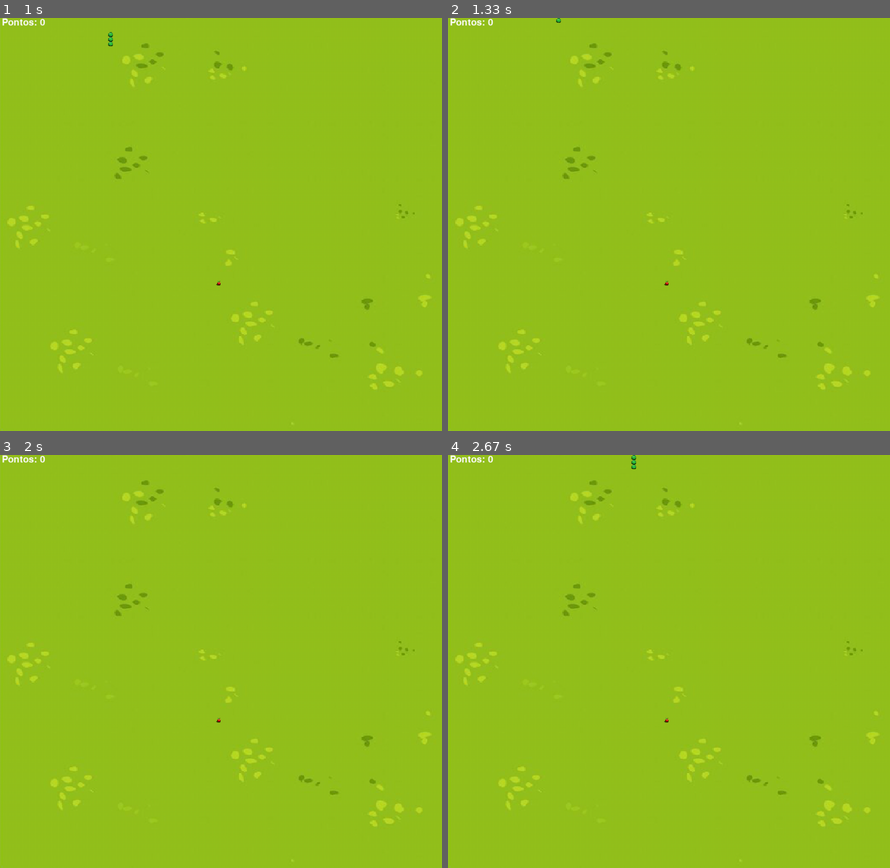
Above: before the commit, frames 1-4 (two rows, left to right).
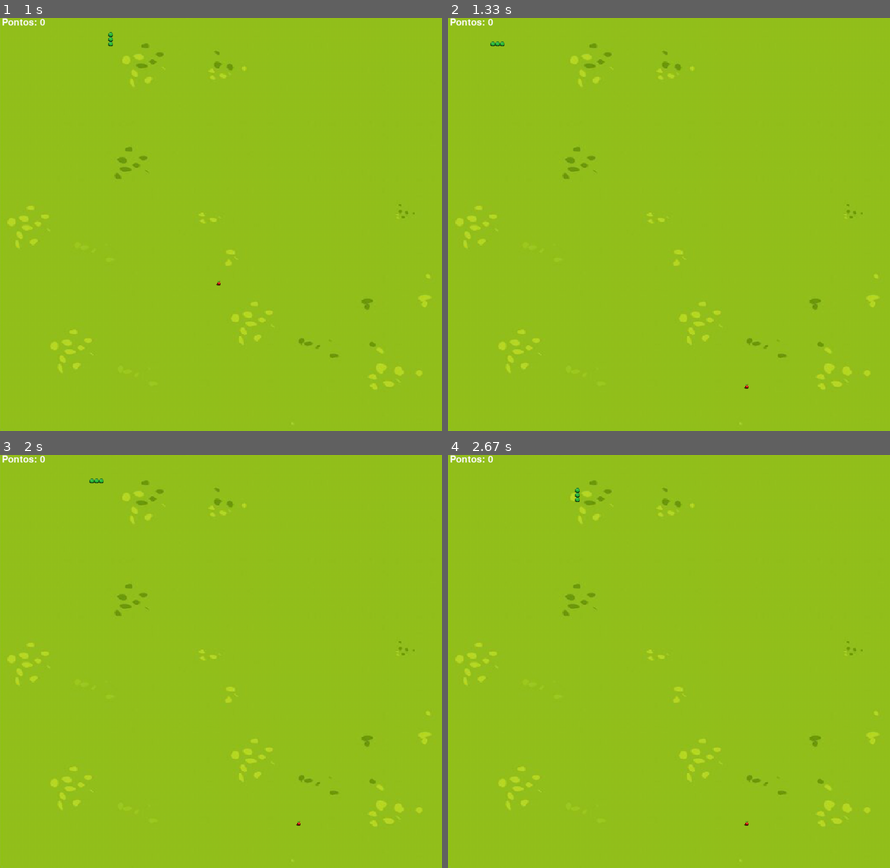
Above: after the commit, the same moments.

Repository: Lucaasshq/Snake-pygame
Game: pygame game, started from snake-jogo/snake/versao2-.py
Same seed, same stepped clock (60 frames per second), same inputs: the game is played once before the commit and once after it.
Inputs:
- Up to frame 1 (1 s): hold Right 0.33-0.8 s; hold Up from 0.83 s (still down)
- Up to frame 2 (1.33 s): release Up at 1.3 s
- Up to frame 3 (2 s): hold Right 1.33-1.8 s
- Up to frame 4 (2.67 s): hold Down from 2.4 s (still down)

Frame 1 is identical in both runs. In frame 2, less than 0.1% of the frame differs, in the area x 9-68%, y 0-90%; in frame 3, less than 0.1%; in frame 4, less than 0.1%, in the area x 28-68%, y 0-90%.

Commit message:
add colisão

Diff:
--- a/snake-jogo/snake/versao2-.py
+++ b/snake-jogo/snake/versao2-.py
@@ -48,6 +48,16 @@
     imagem_fundo = pygame.image.load("snake-jogo/snake/fundo-verde.png")
     imagem_fundo = pygame.transform.scale(imagem_fundo, (largura,altura))
     return imagem_fundo
+
+def reiniciar_jogo():
+    global cobra_pos, cobra_corpo, direcao, mudar_direcao, fruta_pos, fruta_spawn, pontos
+    cobra_pos = cobra_pos = [100, 50]
+    cobra_corpo = cobra_corpo = [[100, 50], [90, 50], [80, 50]]
+    direcao = "DIREITA"
+    mudar_direcao = direcao
+    fruta_pos = [random.randrange(1, (largura // 10)) * 10, random.randrange(1, (altura // 10)) * 10]
+    fruta_spawn = True
+    pontos = 0
 
 
 
@@ -129,6 +139,14 @@
     for corpo in cobra_corpo:
         tela.blit(imagem_corpo, (corpo[0], corpo[1]))
 
+    if cobra_pos[0] < 0 or cobra_pos[0] >= largura or cobra_pos[1] < 0 or cobra_pos[1] >= altura:
+        reiniciar_jogo()
+
+
+    for bloco in cobra_corpo[1:]:
+        if cobra_pos == bloco:
+            reiniciar_jogo()
+
 
 
 
